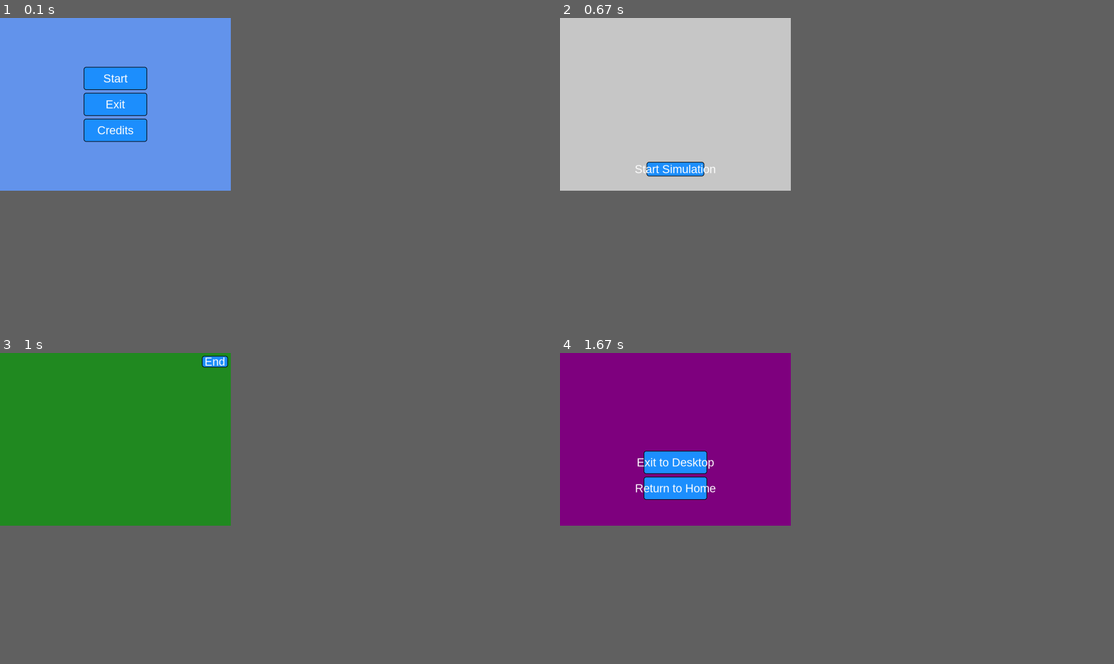
Above: before the commit, frames 1-4 (two rows, left to right).
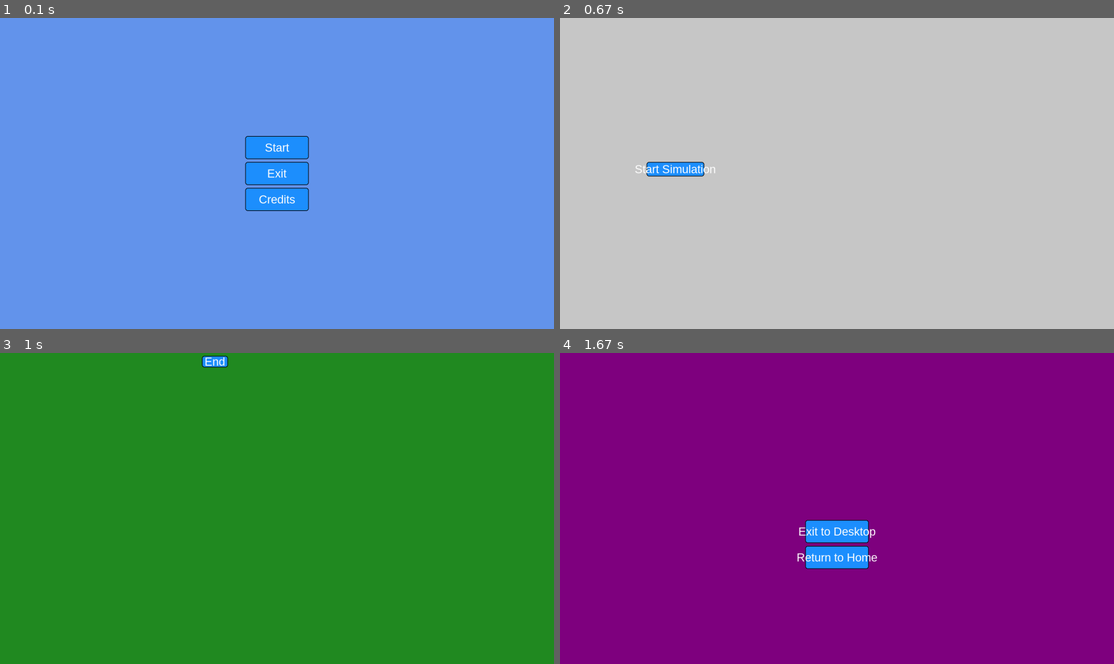
Above: after the commit, the same moments.

Repository: X47C/Trophees-NSI
Game: pygame game, started from main.py
Same seed, same stepped clock (60 frames per second), same inputs: the game is played once before the commit and once after it.
Inputs:
- Up to frame 1 (0.1 s): no input
- Up to frame 2 (0.67 s): click "Start" at 0.38 s
- Up to frame 3 (1 s): click "Start Simulation" at 0.72 s
- Up to frame 4 (1.67 s): click "End" at 1.05 s
The window is 375x281 before the commit and 900x506 after it. Grey fills any space a smaller window leaves; there, only what the larger window draws over its background counts as a difference.

The runs differ from the first frame. In frame 1, 5.2% of the frame differs, in the area x 15-56%, y 15-63%; in frame 2, less than 0.1%; in frame 3, less than 0.1%; in frame 4, 3.6%.

Commit message:
taille ecran

Diff:
--- /dev/null
+++ b/Game/game.py
@@ -0,0 +1,6 @@
+import settings
+
+class Game(self):
+
+    def __init__(self):
+        pass
--- a/settings.py
+++ b/settings.py
@@ -20,6 +20,6 @@
 Credits_font_size = 30 #taille de la police d'écriture des crédits
 
 
-Display_size = (800, 600) #taille de la fenêtre d'affichage (largeur, hauteur)
+Display_size = (1920, 1080) #taille de la fenêtre d'affichage (largeur, hauteur)
 
 Credits_Text = ["Game developed by:",'Grafan Jules', 'Cros Cyprien', 'Quota Feminin']
